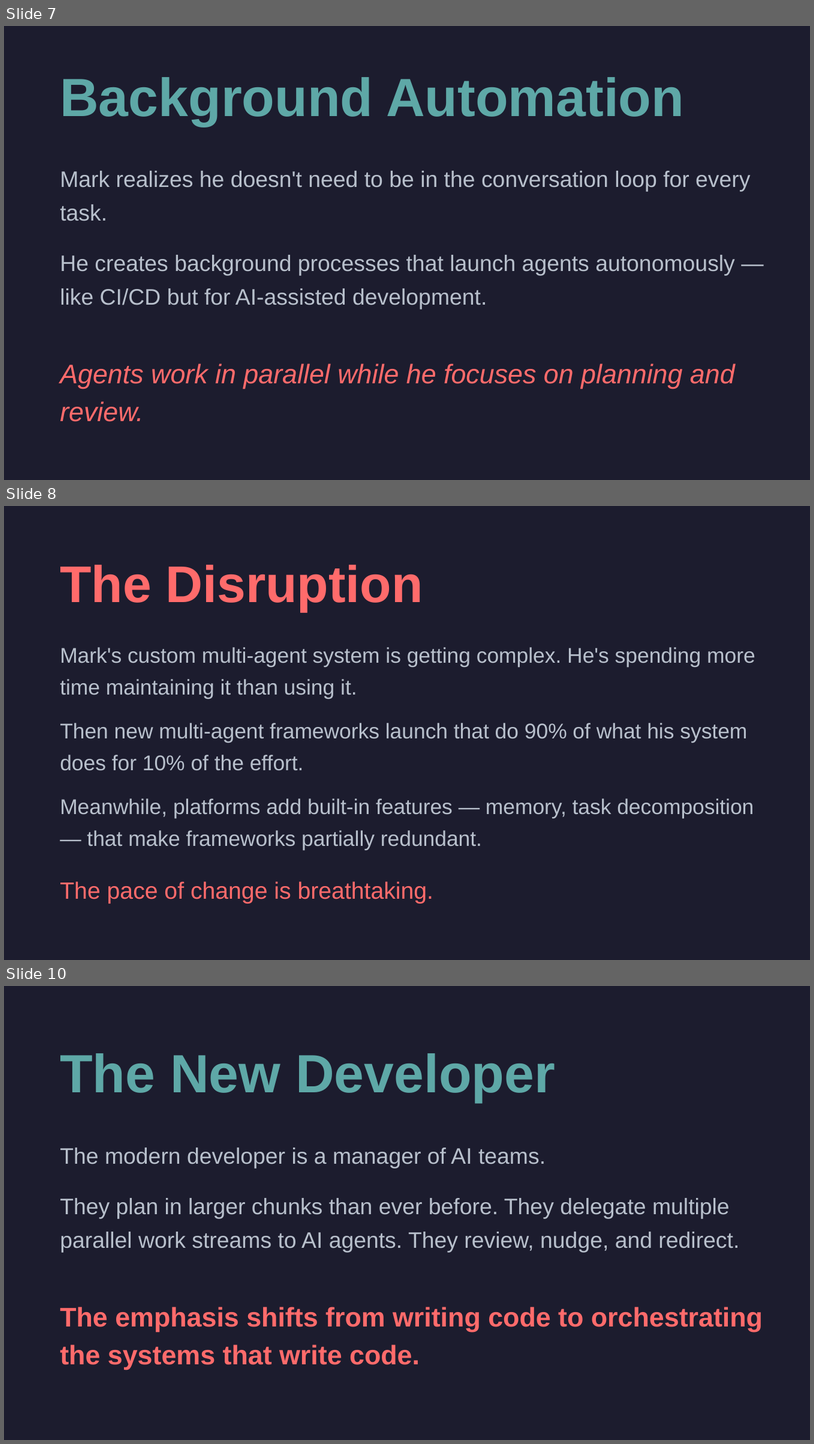
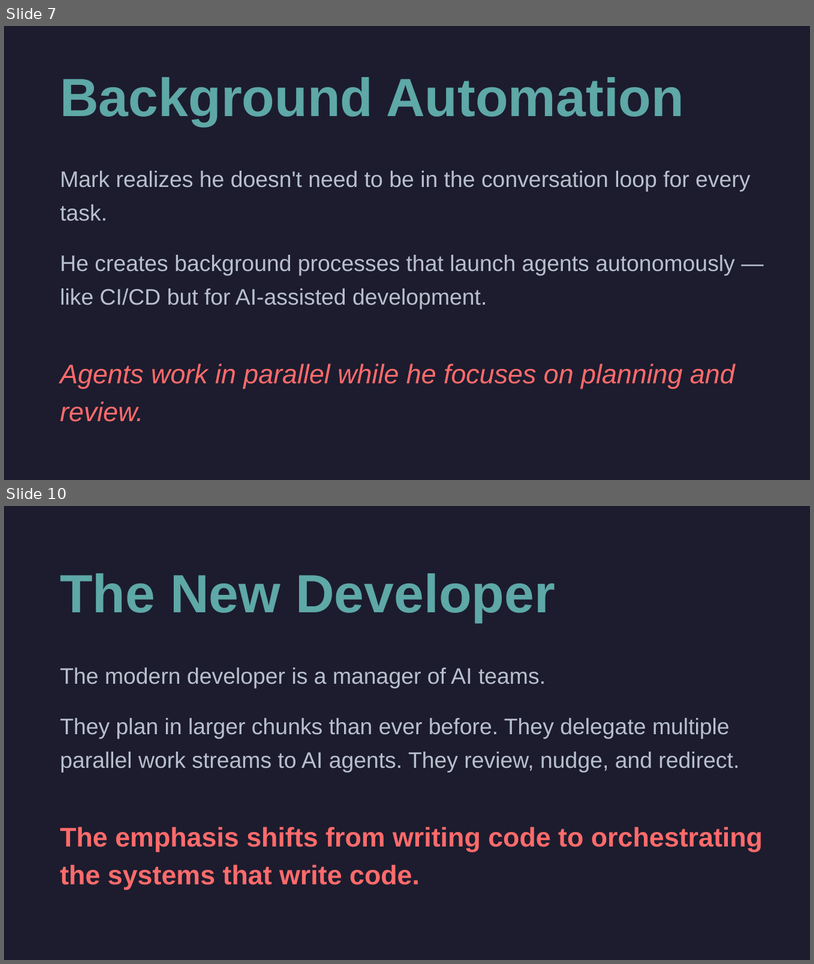
Before and after one commit to cirvine-MSFT/editless, a slide deck: docs/presentations/marks-journey-long.pptx. Shown one above the other, each under a label of ours: slides 7, 8 and 10 before the commit, slides 7 and 10 after it; the slides between them are not shown. The pictures are 814x1444 and 814x964 pixels, drawn with LibreOffice and Linux fonts; fonts in the diff are those of the drawing. Boxes give left, top, right and bottom in pixels: in the first picture for what was removed or moved away, otherwise in the second. Text is boxed around its words. In the diff, an @@ line names an element or a change of style, - is before the commit and + after.

```diff
--- a/docs/presentations/marks-journey-long.pptx
+++ b/docs/presentations/marks-journey-long.pptx
@@ slide 8 removed at [4, 506, 810, 960], background #1C1C2E @@
@@ text removed at [60, 564, 423, 611] @@
-The Disruption
@@ text removed at [60, 647, 756, 699] @@
-Mark's custom multi-agent system is getting complex. He's spending more time maintaining it than using it.
@@ text removed at [60, 723, 747, 771] @@
-Then new multi-agent frameworks launch that do 90% of what his system does for 10% of the effort.
@@ text removed at [60, 798, 754, 850] @@
-Meanwhile, platforms add built-in features — memory, task decomposition — that make frameworks partially redundant.
@@ text removed at [60, 881, 434, 903] @@
-The pace of change is breathtaking.
```
Also in this commit, not shown: 2 slides added, 1 other slide removed, 5 other files.
